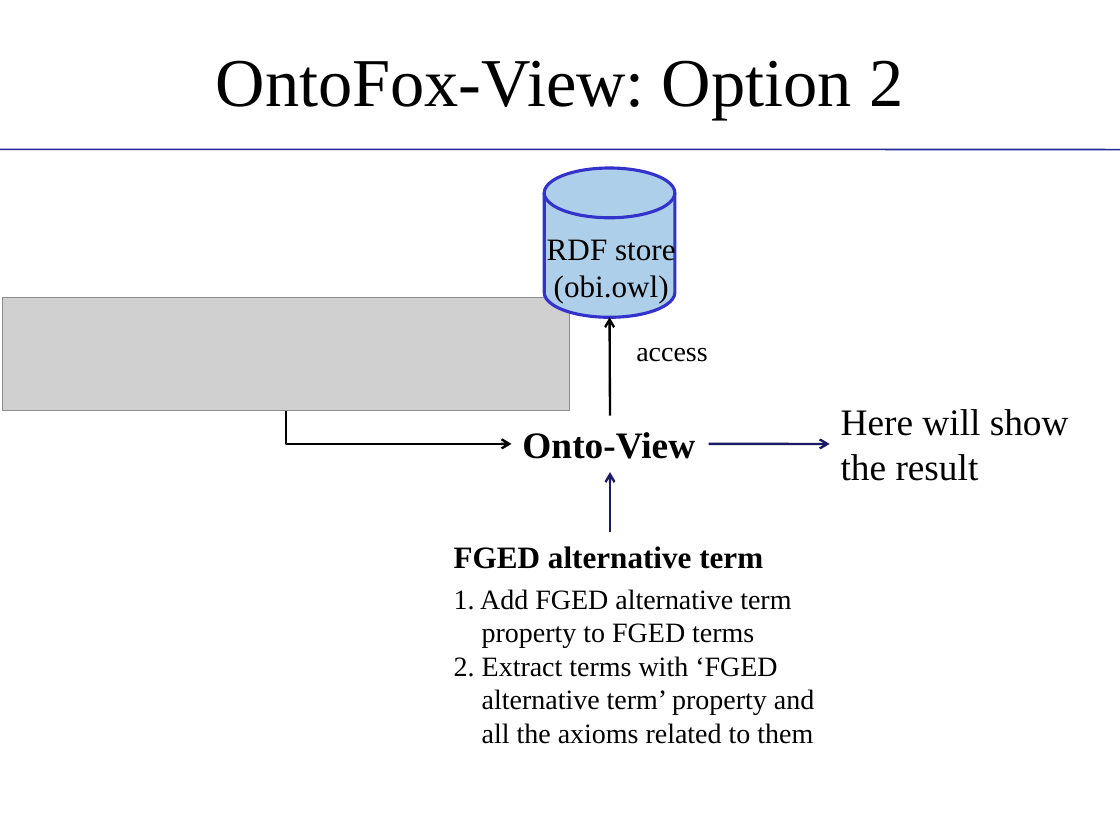
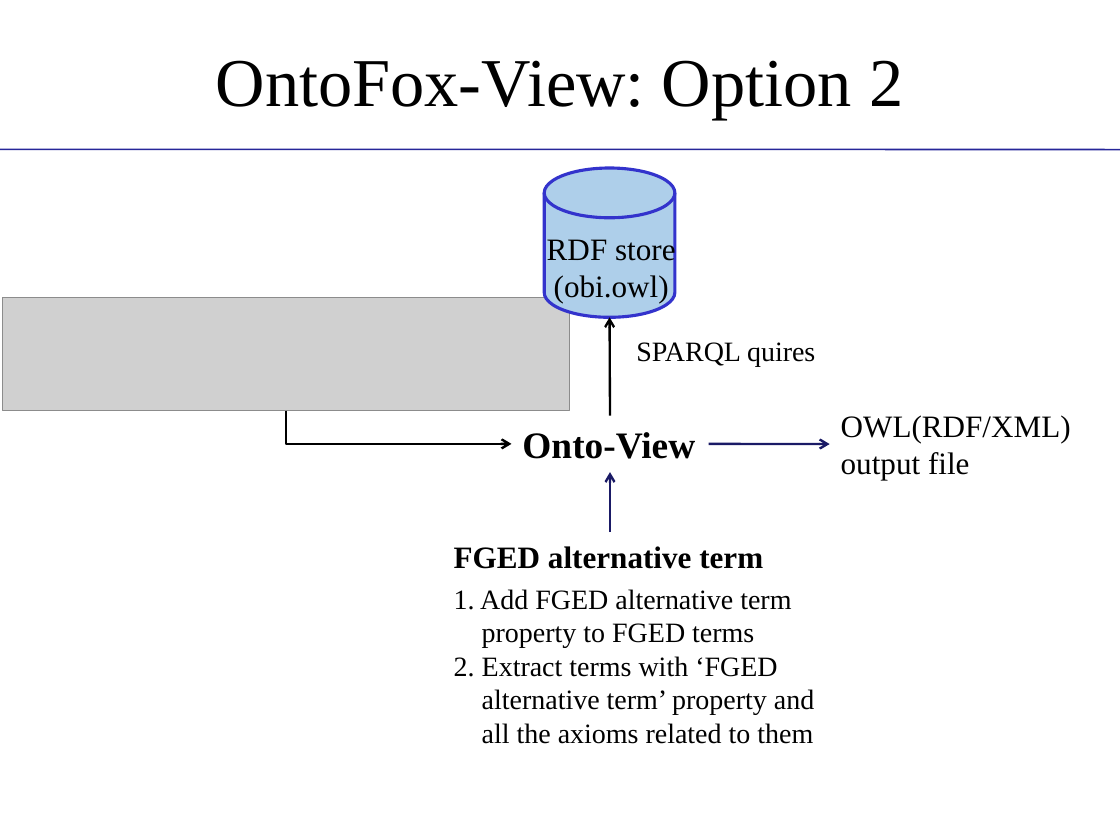
Before and after one commit to obi-ontology/obi-legacy-svn, a slide deck: slide 16 of trunk/docs/presentations/OBI tutorial July 2011 ICBO/MIREOT-View.pptx. Drawn at 1120x840 pixels with LibreOffice and Linux fonts; fonts in the diff are those of the drawing; grey boxes stand for pictures; background and template pictures are left out. Boxes give left, top, right and bottom in pixels: in the first picture for what was removed or moved away, otherwise in the second. Text is boxed around its words. In the diff, an @@ line names an element or a change of style, - is before the commit and + after.

```diff
--- a/trunk/docs/presentations/OBI tutorial July 2011 ICBO/MIREOT-View.pptx
+++ b/trunk/docs/presentations/OBI tutorial July 2011 ICBO/MIREOT-View.pptx
@@ text at [636,342,815,367]: text changed @@
-access
+SPARQL quires
@@ text at [841,415,1071,480]: text changed; size 24 to 20 pt @@
-Here will show
-the result
+OWL(RDF/XML)
+output file
```
Also in this commit, not shown: 5 other slides changed.
